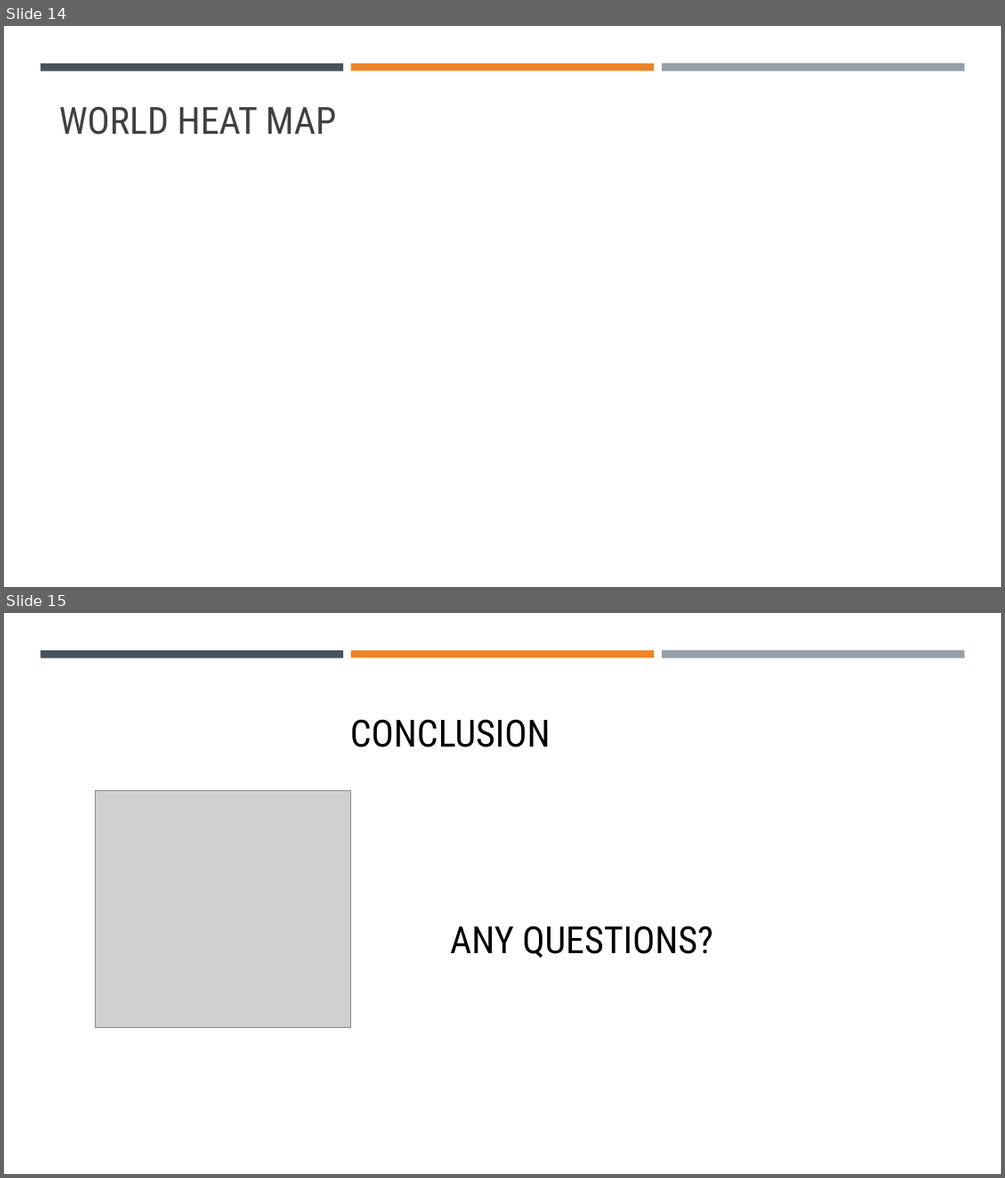
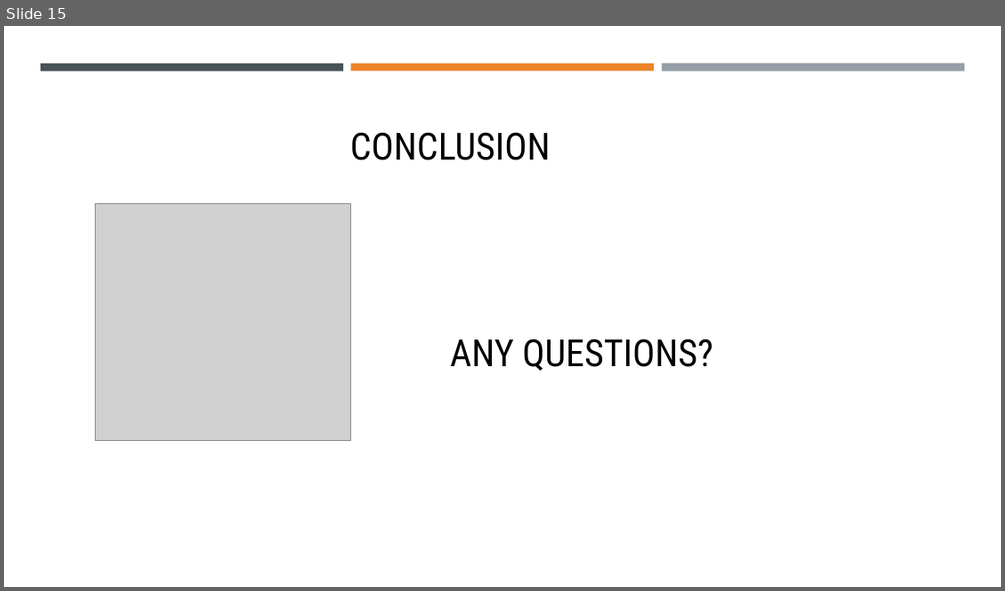
Before and after one commit to Bmyers5817/Project-1, a slide deck: World Happiness.pptx. Shown one above the other, each under a label of ours: slides 14 and 15 before the commit, slide 15 after it. The pictures are 1005x1178 and 1005x591 pixels, drawn with LibreOffice and Linux fonts; fonts in the diff are those of the drawing; grey boxes stand for pictures. Boxes give left, top, right and bottom in pixels: in the first picture for what was removed or moved away, otherwise in the second. Text is boxed around its words. In the diff, an @@ line names an element or a change of style, - is before the commit and + after.

```diff
--- a/World Happiness.pptx
+++ b/World Happiness.pptx
@@ slide 14 removed at (4, 26, 1001, 587), background #FFFFFF @@
@@ rectangle removed at (4, 26, 1001, 587) @@
@@ rectangle removed at (40, 63, 343, 70) @@
@@ rectangle removed at (351, 63, 654, 70) @@
@@ rectangle removed at (662, 63, 964, 71) @@
@@ title removed at (59, 106, 337, 135) @@
-WORLD HEAT MAP
```
Also in this commit, not shown: 1 slide changed, 3 slides added, 2 other slides removed, 3 other files.
